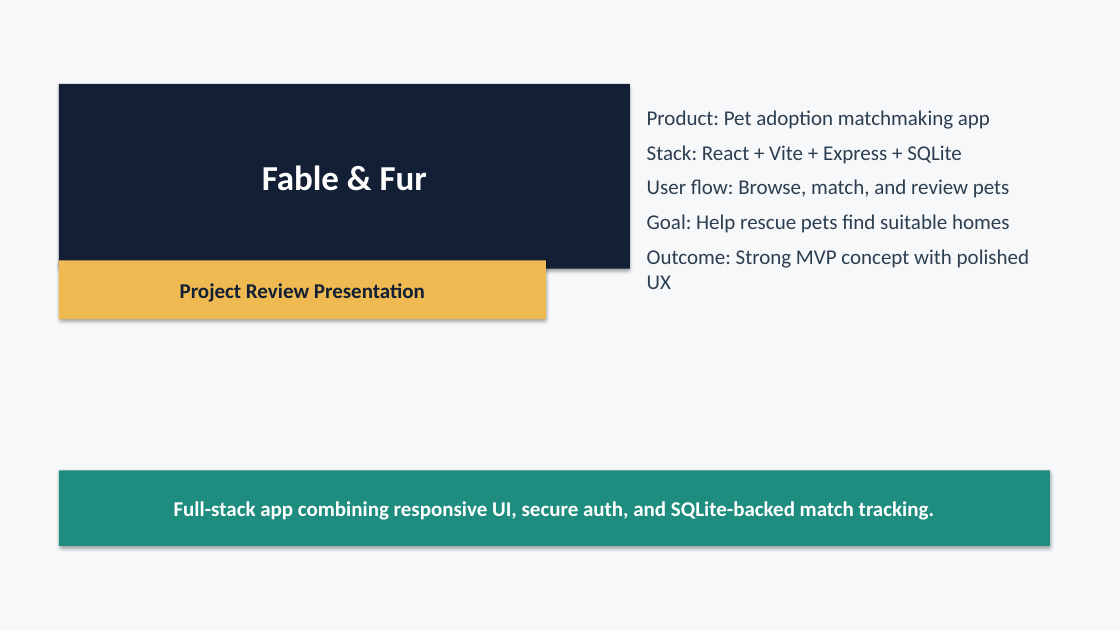
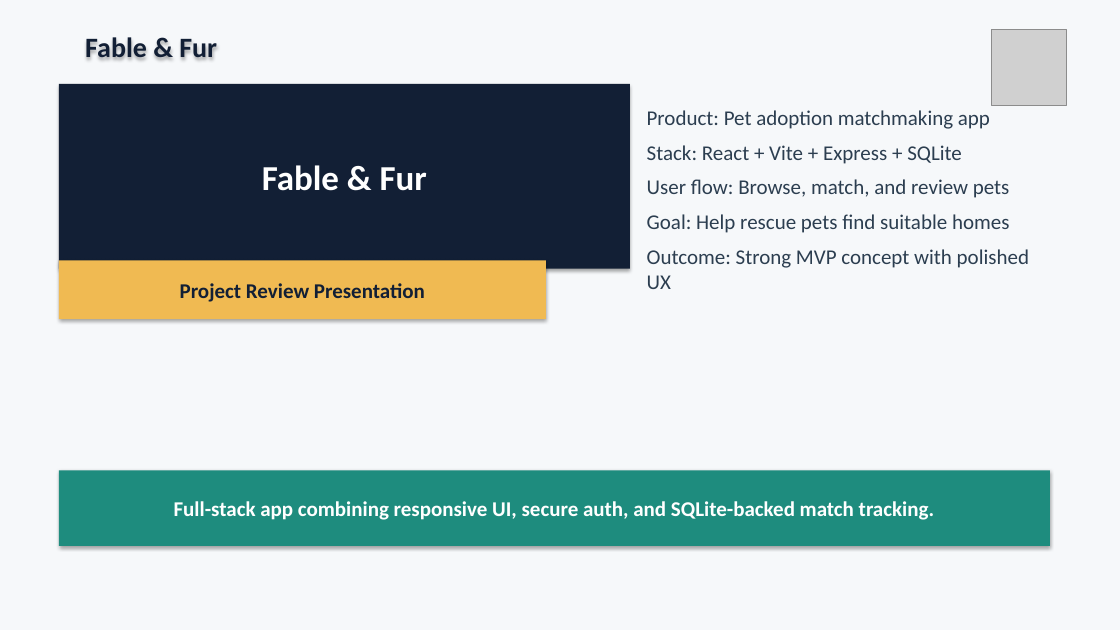
Before and after one commit to Rishi253286/Fable-Fur, a slide deck: slide 1 of Fable-Fur-Review.pptx. Drawn at 1120x630 pixels with LibreOffice and Linux fonts; fonts in the diff are those of the drawing; grey boxes stand for pictures. Boxes give left, top, right and bottom in pixels: in the first picture for what was removed or moved away, otherwise in the second. Text is boxed around its words. In the diff, an @@ line names an element or a change of style, - is before the commit and + after.

```diff
--- a/Fable-Fur-Review.pptx
+++ b/Fable-Fur-Review.pptx
@@ picture added at [991, 29, 1067, 105] @@
@@ text added at [85, 37, 217, 58], 24 pt, text #121F35, bold @@
+Fable & Fur
```
Also in this commit, not shown: 6 other slides changed.
